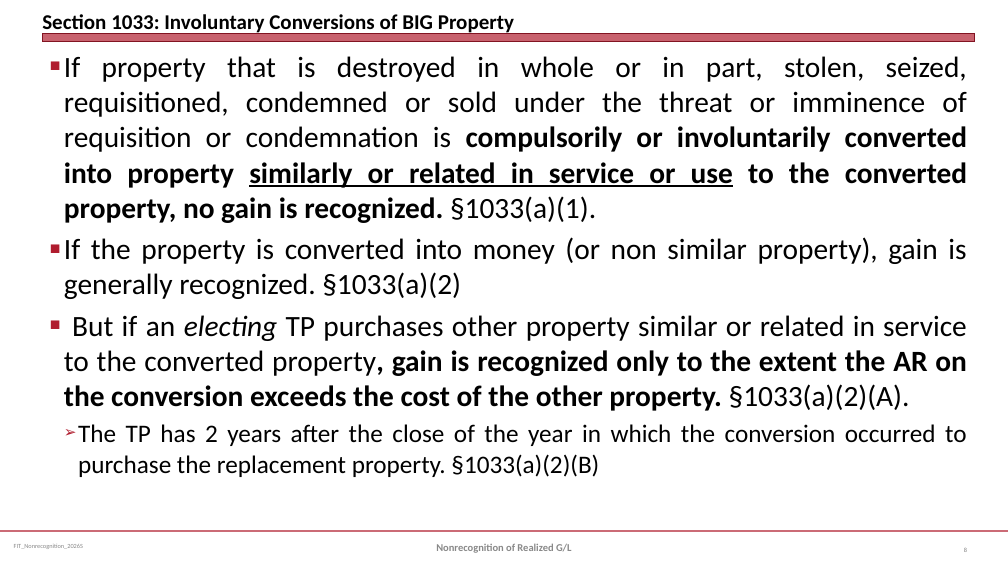
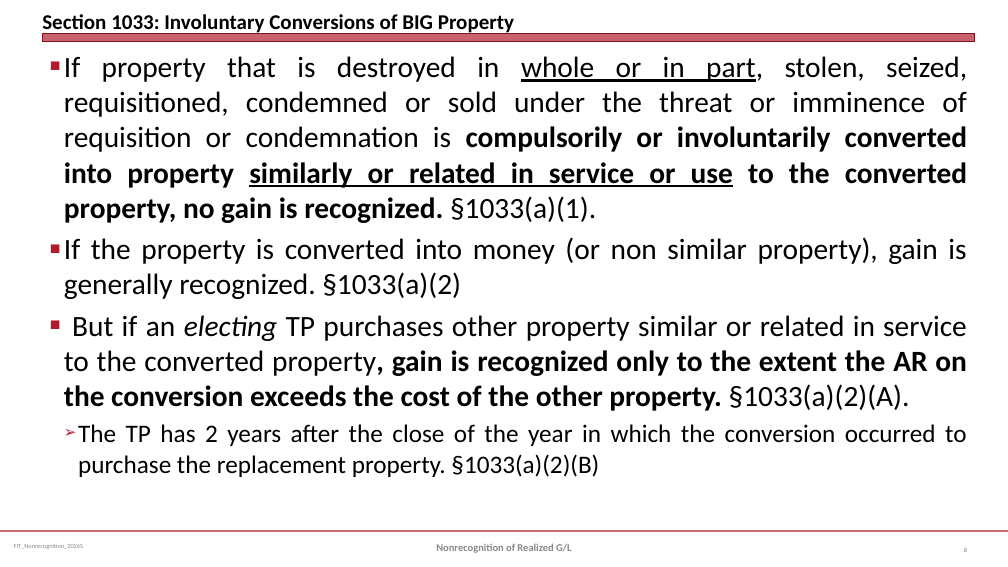
Before and after one commit to jmc877/Fed-Income-Tax, a slide deck: slide 8 of slides/FIT_NonrecognitionGL_2026S.pptx. Drawn at 1008x567 pixels with LibreOffice and Linux fonts; fonts in the diff are those of the drawing. Boxes give left, top, right and bottom in pixels: in the first picture for what was removed or moved away, otherwise in the second. Text is boxed around its words. In the diff, an @@ line names an element or a change of style, - is before the commit and + after.

```diff
--- a/slides/FIT_NonrecognitionGL_2026S.pptx
+++ b/slides/FIT_NonrecognitionGL_2026S.pptx
@@ text at [64,56,967,223]: underline on in "whole or in part," @@
```
Also in this commit, not shown: 3 other slides changed, 1 other file.
